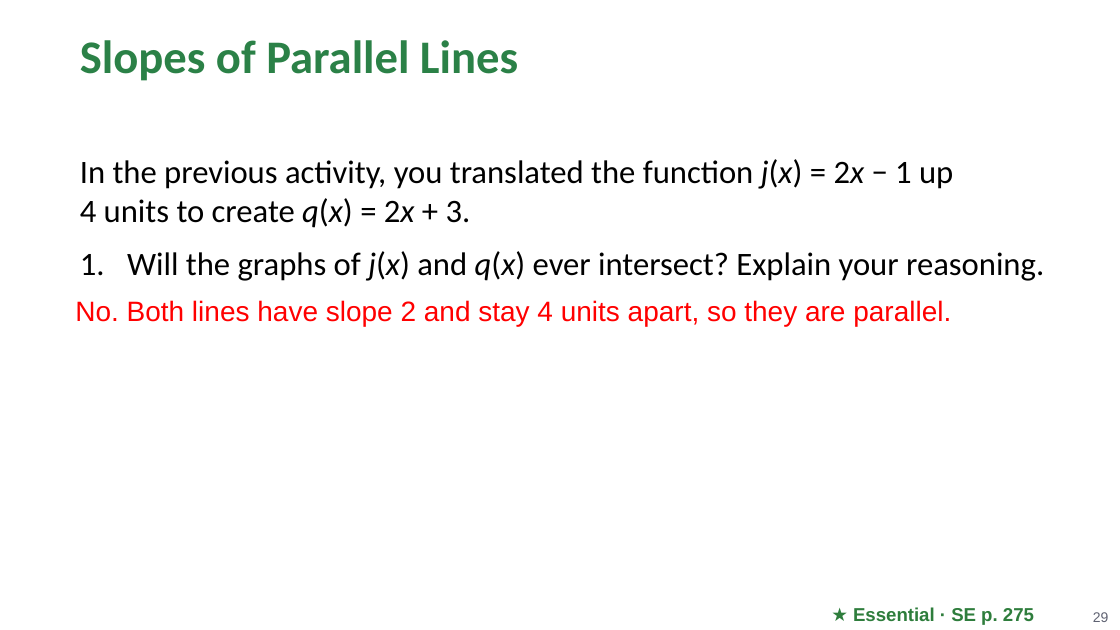
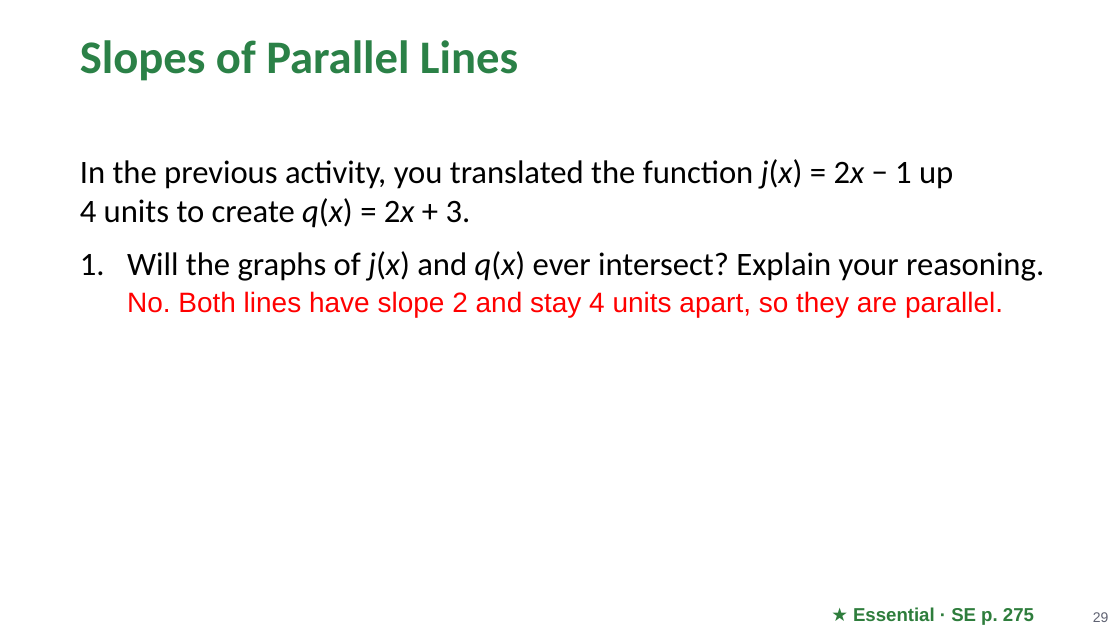
Before and after one commit to Apolloat2022/Algebra1M2U1L4, a slide deck: slide 29 of Module 2 topic 2/BLMathematics_AlgI_M2_T2_L1_LessonSlides_ENG_with_answers.pptx. Drawn at 1120x630 pixels with LibreOffice and Linux fonts; fonts in the diff are those of the drawing; background and template pictures are left out. Boxes give left, top, right and bottom in pixels: in the first picture for what was removed or moved away, otherwise in the second. Text is boxed around its words. In the diff, an @@ line names an element or a change of style, - is before the commit and + after.

```diff
--- a/Module 2 topic 2/BLMathematics_AlgI_M2_T2_L1_LessonSlides_ENG_with_answers.pptx
+++ b/Module 2 topic 2/BLMathematics_AlgI_M2_T2_L1_LessonSlides_ENG_with_answers.pptx
@@ text at box(127, 291, 1003, 318): paragraph added @@
+  No. Both lines have slope 2 and stay 4 units apart, so they are parallel.
@@ text removed at box(75, 300, 951, 326) @@
-No. Both lines have slope 2 and stay 4 units apart, so they are parallel.
```
Also in this commit, not shown: 11 other slides changed, 4 other files.
